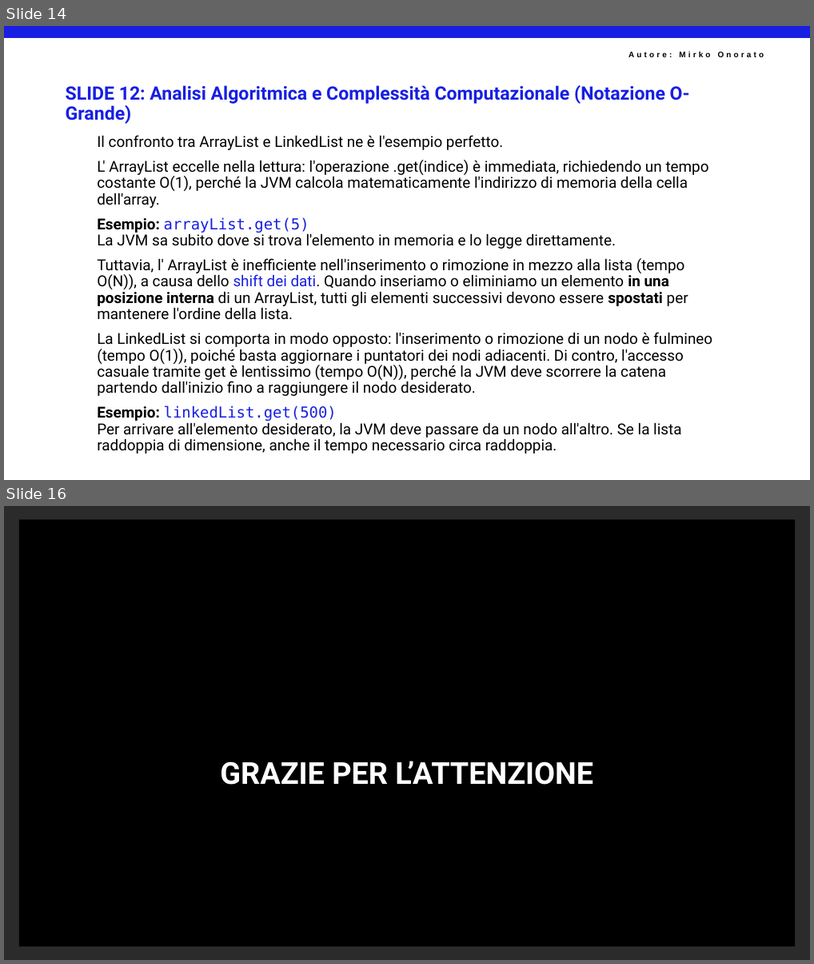
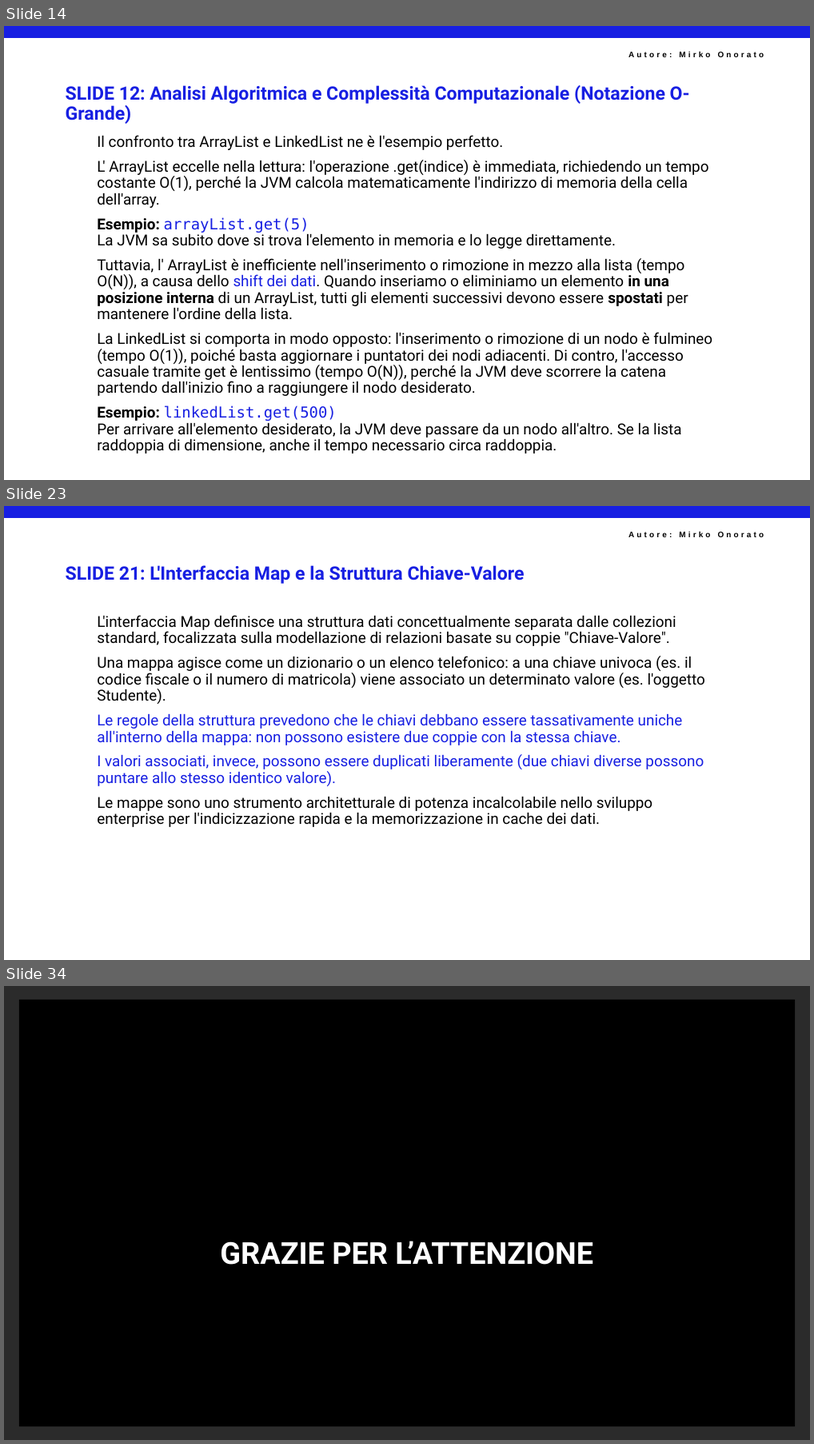
Before and after one commit to mirkoSkF/Slides-Programmazione-Java, a slide deck: SF03PR04 - Java Collections.pptx. Shown one above the other, each under a label of ours: slides 14 and 16 before the commit, slides 14, 23 and 34 after it; the slides between them are not shown. The pictures are 814x964 and 814x1444 pixels, drawn with LibreOffice and Linux fonts; fonts in the diff are those of the drawing; background and template pictures are left out; a plain dark background stands for a picture behind light text. Boxes give left, top, right and bottom in pixels: in the first picture for what was removed or moved away, otherwise in the second. Text is boxed around its words. In the diff, an @@ line names an element or a change of style, - is before the commit and + after.

```diff
--- a/SF03PR04 - Java Collections.pptx
+++ b/SF03PR04 - Java Collections.pptx
@@ slide 23 added at box(4, 506, 810, 960), background #FFFFFF; not listed: 2 template elements that a slide beside it also shows @@
@@ title added at box(66, 565, 525, 584), 22 pt, text #171FE2, bold @@
+SLIDE 21: L'Interfaccia Map e la Struttura Chiave-Valore
@@ text added at box(97, 615, 706, 827), 18 pt, text #000000 @@
+L'interfaccia Map definisce una struttura dati concettualmente separata dalle collezioni standard, focalizzata sulla modellazione di relazioni basate su coppie "Chiave-Valore".
+Una mappa agisce come un dizionario o un elenco telefonico: a una chiave univoca (es. il codice fiscale o il numero di matricola) viene associato un determinato valore (es. l'oggetto Studente).
+Le regole della struttura prevedono che le chiavi debbano essere tassativamente uniche all'interno della mappa: non possono esistere due coppie con la stessa chiave.
+I valori associati, invece, possono essere duplicati liberamente (due chiavi diverse possono puntare allo stesso identico valore).
+Le mappe sono uno strumento architetturale di potenza incalcolabile nello sviluppo enterprise per l'indicizzazione rapida e la memorizzazione in cache dei dati.
@@ what was slide 16 is now slide 34 @@
```
Also in this commit, not shown: 1 slide changed, 17 other slides added.
